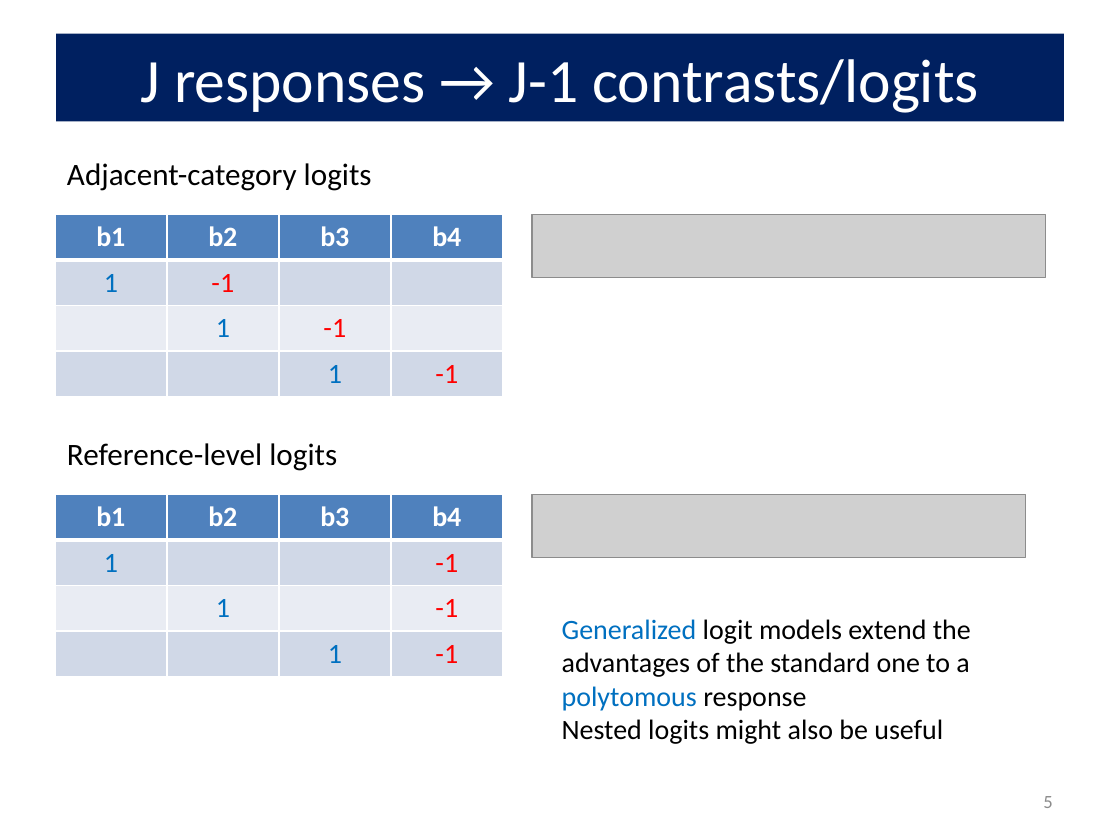
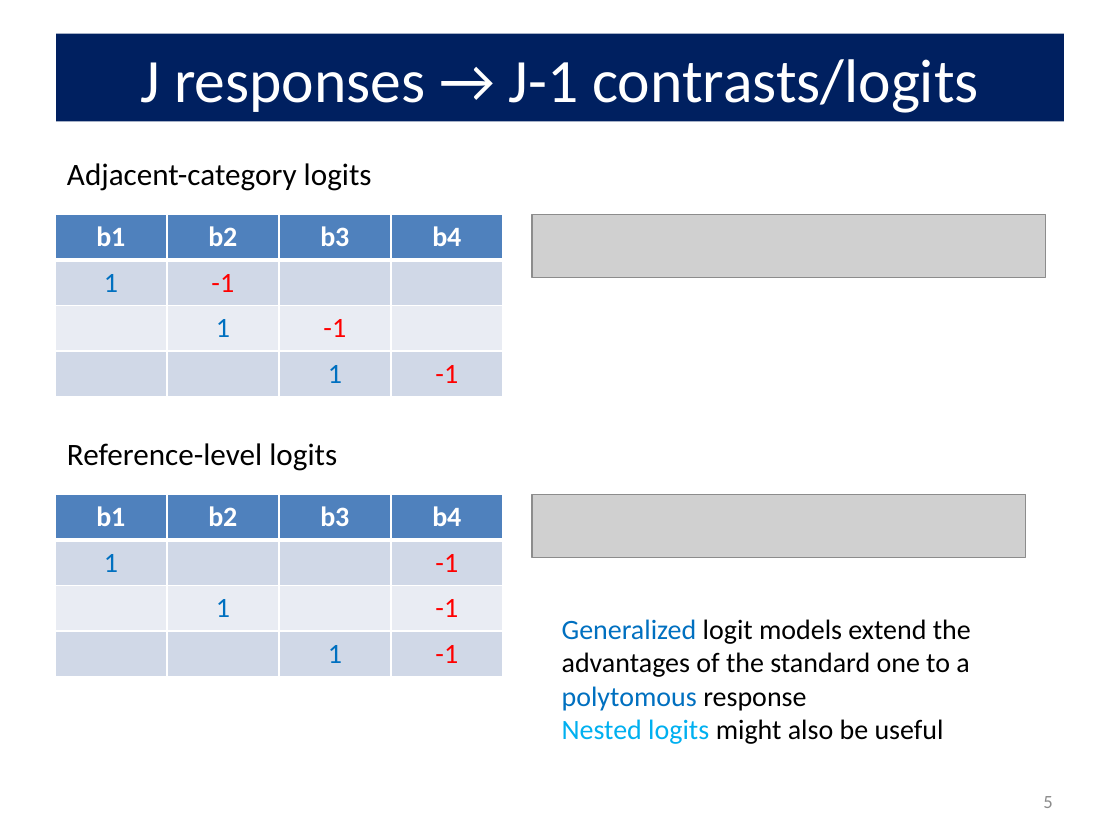
Before and after one commit to friendly/psy6136, a slide deck: slide 5 of lectures/10-Log-Odds.pptx. Drawn at 1120x840 pixels with LibreOffice and Linux fonts; fonts in the diff are those of the drawing; grey boxes stand for pictures. Boxes give left, top, right and bottom in pixels: in the first picture for what was removed or moved away, otherwise in the second. Text is boxed around its words. In the diff, an @@ line names an element or a change of style, - is before the commit and + after.

```diff
--- a/lectures/10-Log-Odds.pptx
+++ b/lectures/10-Log-Odds.pptx
@@ text at (x1=562, y1=719, x2=944, y2=744): text colour #000000 to #00B0F0 in "Nested logits" @@
```
Also in this commit, not shown: 1 slide added, 8 other files.
